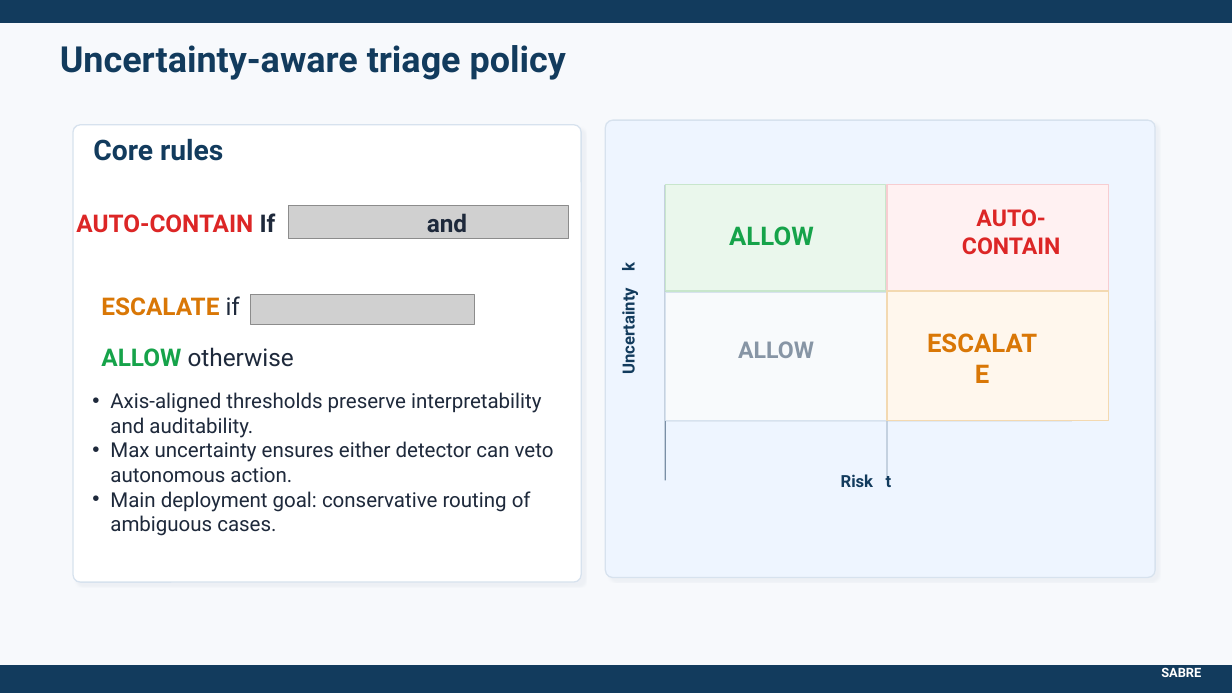
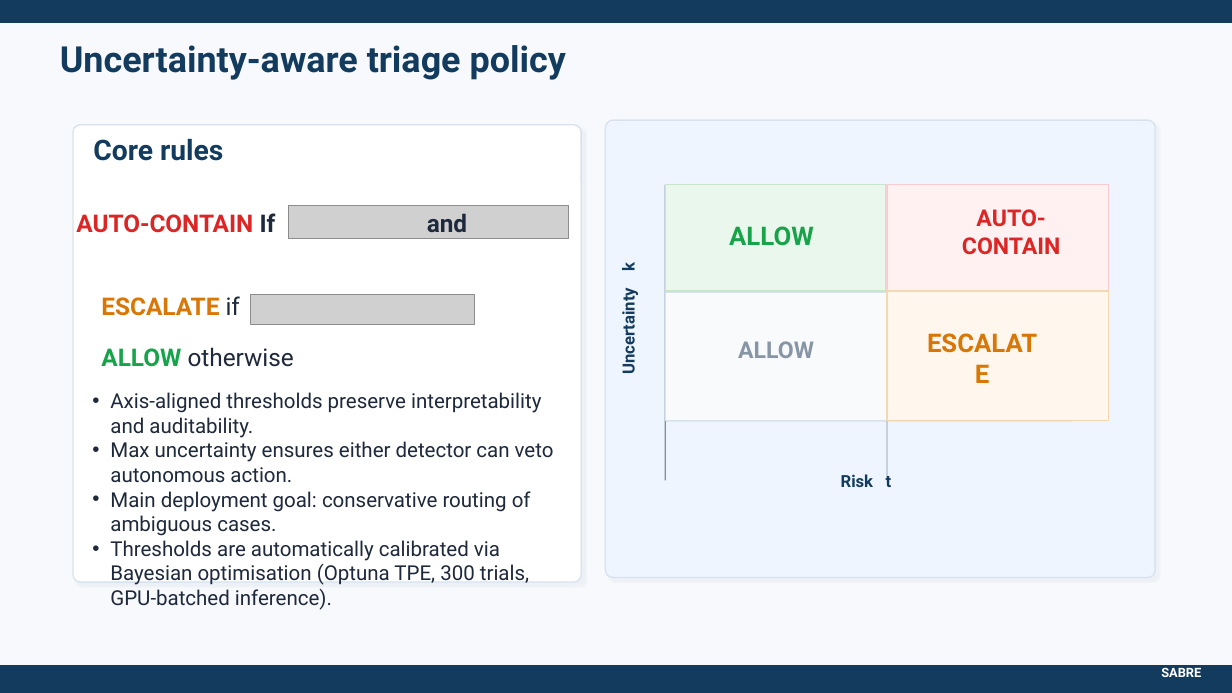
Before and after one commit to Henrinnes/Agentic_SABRE, a slide deck: slide 7 of SABRE_presentation_updated.pptx. Drawn at 1232x693 pixels with LibreOffice and Linux fonts; fonts in the diff are those of the drawing; grey boxes stand for pictures. Boxes give left, top, right and bottom in pixels: in the first picture for what was removed or moved away, otherwise in the second. Text is boxed around its words. In the diff, an @@ line names an element or a change of style, - is before the commit and + after.

Commit message:
Update slides with Optuna threshold tuning
Slide 7 (triage policy): add bullet noting thresholds are automatically
calibrated via Bayesian optimisation (Optuna TPE, 300 trials, GPU-batched).
Slide 14 (future work): replace 'broader threshold stability analysis'
with 'threshold stability across distribution shifts' to reflect that
automated calibration is already implemented.

```diff
--- a/SABRE_presentation_updated.pptx
+++ b/SABRE_presentation_updated.pptx
@@ text at bbox=[110, 540, 529, 610]: paragraph added @@
+• Thresholds are automatically calibrated via Bayesian optimisation (Optuna TPE, 300 trials, GPU-batched inference).
```
Also in this commit, not shown: 1 other slide changed.
